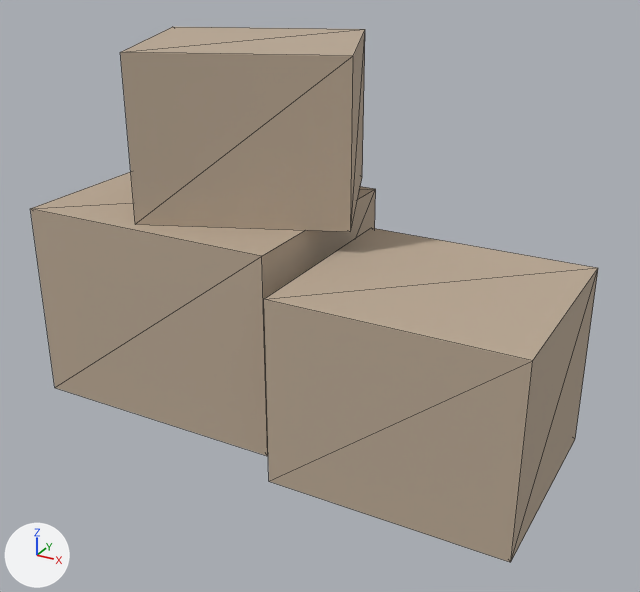
The glTF model public/models/props/crates.lod2.glb, before and after one commit.
Camera for both pictures: a 50 mm lens placed at (1.81, -3.15, 2.11), pointed at (0.13, -0.1, 0.59). Lighting does not change. The marker at lower left points along +X, +Y and +Z. The first picture is the older version. Mesh edges are drawn as thin lines. Vertices at exactly the same position are counted once.

Objects in the first picture: 'props_crates'.
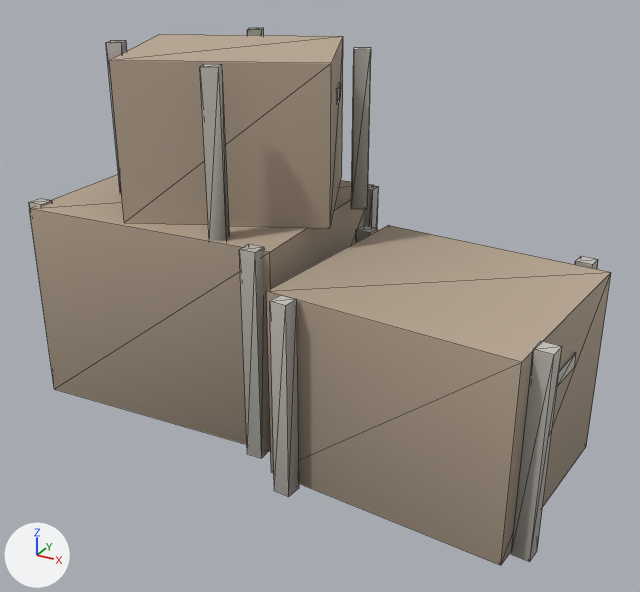
Where the change shows, as pixel boxes [x1, y1, x2, y2] in the pictures (640 x 592 px; the box of a moved part takes in the faces that stretch with it):
'props_crates', recoloured, reshaped, moved, rescaled: before [30, 27, 598, 562]; after [29, 28, 611, 565]
part 1 of me_props_crates, moved or reshaped: before [30, 172, 376, 456]; after [30, 174, 374, 451]
part 2 of me_props_crates, moved or reshaped: before [264, 228, 598, 562]; after [266, 225, 611, 565]
part 3 of me_props_crates, moved or reshaped: before [120, 27, 365, 232]; after [109, 34, 343, 228]
part 4 of me_props_crates, added: after [29, 198, 52, 208]
part 5 of me_props_crates, added: after [364, 185, 379, 228]
part 6 of me_props_crates, added: after [239, 244, 268, 458]
part 7 of me_props_crates, added: after [356, 225, 378, 242]
part 8 of me_props_crates, added: after [270, 295, 299, 497]
part 9 of me_props_crates, added: after [575, 256, 598, 269]
part 10 of me_props_crates, added: after [511, 341, 562, 562]
part 11 of me_props_crates, added: after [247, 28, 264, 35]
part 12 of me_props_crates, added: after [106, 40, 127, 193]
part 13 of me_props_crates, added: after [351, 47, 371, 209]
part 14 of me_props_crates, added: after [200, 64, 230, 241]
part 15 of me_props_crates, added: after [557, 352, 576, 387]
part 16 of me_props_crates, added: after [336, 82, 341, 104]

The change, as a list of edits to the scene's bpy script:
```text
Change mat_timber_bare:
    where n0 = _N.new('ShaderNodeBsdfPrincipled'); n0.name = 'Principled BSDF'
    remove n0.inputs[0].default_value = (0.5, 0.4, 0.3, 1.0)  # 'Base Color', beige #bcaa95
    add n2 = _N.new('ShaderNodeMix'); n2.name = 'Mix'
    add n2.data_type = 'RGBA'
    add n2.blend_type = 'MULTIPLY'
    add n2.inputs[0].default_value = 1.0  # 'Factor'
    add n2.inputs[7].default_value = (0.5, 0.4, 0.3, 1.0)  # 'B', beige #bcaa95
    add n3 = _N.new('ShaderNodeVertexColor'); n3.name = 'Color Attribute'
    add _L.new(n2.outputs[2], n0.inputs[0])  # 'Result' to 'Base Color'
    add _L.new(n3.outputs[0], n2.inputs[6])  # 'Color' to 'A'
Add mat_timber_painted:
    mat_timber_painted = bpy.data.materials.new('timber_painted')
    # nodes: BsdfPrincipled, Mix, OutputMaterial, VertexColor
    # colours: light grey #c8c4bc, mixed with the vertex colours
Change me_props_crates:
    used by ob_props_crates; location = (0.05, -0.003, 0.8); scale = (1.15, 1.15, 1.15)
    remove me_props_crates.from_pydata(...)  # 24 vertices, 36 faces; spans x -1.0..1.0, y -0.56..0.56, z -0.7..0.7
    add me_props_crates.from_pydata(...)  # 144 vertices, 216 faces; spans x -1.0..1.0, y -0.54..0.54, z -0.66..0.66
    me_props_crates part 1: the loose piece of 8 vertices spanning x -1.0..0.04, y -0.43..0.44, z -0.7..0.09 is turned 2.3 degrees about the z axis through its middle and scaled by 0.963, then moved by (0.0, 0.04, 0.03)
    me_props_crates part 2: the loose piece of 8 vertices spanning x 0.13..1.0, y -0.56..0.22, z -0.7..0.0 is turned -5.2 degrees about the z axis through its middle and scaled by 0.963, then moved by (-0.02, 0.05, 0.03)
    me_props_crates part 3: the loose piece of 8 vertices spanning x -0.8..0.19, y -0.38..0.56, z 0.09..0.7 is turned 1.1 degrees about the z axis through its middle and scaled by 0.923, then moved by (-0.06, 0.0, -0.01)
    me_props_crates part 4: the loose piece of 8 vertices spanning x -1.0..0.04, y -0.43..0.44, z -0.7..0.09 is copied, and the copy is scaled about its middle by (0.0562, 0.0673, 0.984), then moved by (-0.49, -0.33, 0.03), in mat_timber_painted; it spans x -1.0..-0.94, y -0.36..-0.3, z -0.66..0.11
    me_props_crates part 5: the loose piece of 8 vertices spanning x -1.0..0.04, y -0.43..0.44, z -0.7..0.09 is copied, and the copy is scaled about its middle by (0.0562, 0.0673, 0.984), then moved by (0.49, 0.41, 0.03), in mat_timber_painted; it spans x -0.01..0.05, y 0.39..0.45, z -0.66..0.11
    me_props_crates part 6: the loose piece of 8 vertices spanning x 0.13..1.0, y -0.56..0.22, z -0.7..0.0 is copied, and the copy is scaled about its middle by (0.0673, 0.0749, 1.11), then moved by (-0.58, -0.2, 0.07), in mat_timber_painted; it spans x -0.05..0.01, y -0.4..-0.34, z -0.66..0.11
    me_props_crates part 7: the loose piece of 8 vertices spanning x -1.0..0.04, y -0.43..0.44, z -0.7..0.09 is copied, and the copy is scaled about its middle by (0.0559, 0.0672, 0.877), then moved by (0.6, 0.19, -0.01), in mat_timber_painted; it spans x 0.09..0.15, y 0.16..0.22, z -0.66..0.03
    me_props_crates part 8: the loose piece of 8 vertices spanning x 0.13..1.0, y -0.56..0.22, z -0.7..0.0 is copied, and the copy is scaled about its middle by (0.0671, 0.0746, 0.987), then moved by (-0.38, -0.34, 0.03), in mat_timber_painted; it spans x 0.15..0.22, y -0.54..-0.48, z -0.66..0.03
    me_props_crates part 9: the loose piece of 8 vertices spanning x 0.13..1.0, y -0.56..0.22, z -0.7..0.0 is copied, and the copy is scaled about its middle by (0.0671, 0.0746, 0.987), then moved by (0.34, 0.43, 0.03), in mat_timber_painted; it spans x 0.87..0.94, y 0.23..0.29, z -0.66..0.03
    me_props_crates part 10: the loose piece of 8 vertices spanning x 0.13..1.0, y -0.56..0.22, z -0.7..0.0 is copied, and the copy is scaled about its middle by (0.0671, 0.0746, 0.987), then moved by (0.4, -0.27, 0.03), in mat_timber_painted; it spans x 0.94..1.0, y -0.47..-0.41, z -0.66..0.03
    me_props_crates part 11: the loose piece of 8 vertices spanning x -0.8..0.19, y -0.38..0.56, z 0.09..0.7 is copied, and the copy is scaled about its middle by (0.076, 0.0826, 0.935), then moved by (-0.24, 0.41, -0.01), in mat_timber_painted; it spans x -0.58..-0.5, y 0.47..0.54, z 0.09..0.66
    me_props_crates part 12: the loose piece of 8 vertices spanning x -0.8..0.19, y -0.38..0.56, z 0.09..0.7 is copied, and the copy is scaled about its middle by (0.0759, 0.0826, 0.935), then moved by (-0.48, -0.14, -0.01), in mat_timber_painted; it spans x -0.83..-0.75, y -0.09..-0.01, z 0.09..0.66
    me_props_crates part 13: the loose piece of 8 vertices spanning x -0.8..0.19, y -0.38..0.56, z 0.09..0.7 is copied, and the copy is scaled about its middle by (0.0761, 0.0826, 0.935), then moved by (0.37, 0.14, -0.01), in mat_timber_painted; it spans x 0.03..0.11, y 0.19..0.27, z 0.09..0.66
    me_props_crates part 14: the loose piece of 8 vertices spanning x -0.8..0.19, y -0.38..0.56, z 0.09..0.7 is copied, and the copy is scaled about its middle by (0.0759, 0.0825, 0.935), then moved by (0.13, -0.41, -0.01), in mat_timber_painted; it spans x -0.22..-0.14, y -0.36..-0.28, z 0.09..0.66
    me_props_crates part 15: 16 vertices added at x -0.99..0.98, y -0.24..0.15, z -0.2..-0.09
    me_props_crates part 16: 8 vertices added at x -0.72..0.0, y -0.12..0.3, z 0.47..0.52
    other edits to the shape of me_props_crates do not show in these pictures
    add me_props_crates.materials.append(mat_timber_painted)
Change ob_props_crates:
    ob_props_crates.location: (0.05, -0.003, 0.8) -> (0.07, -0.05, 0.79)
    ob_props_crates.scale: (1.15, 1.15, 1.15) -> (1.19, 1.19, 1.19)
```
